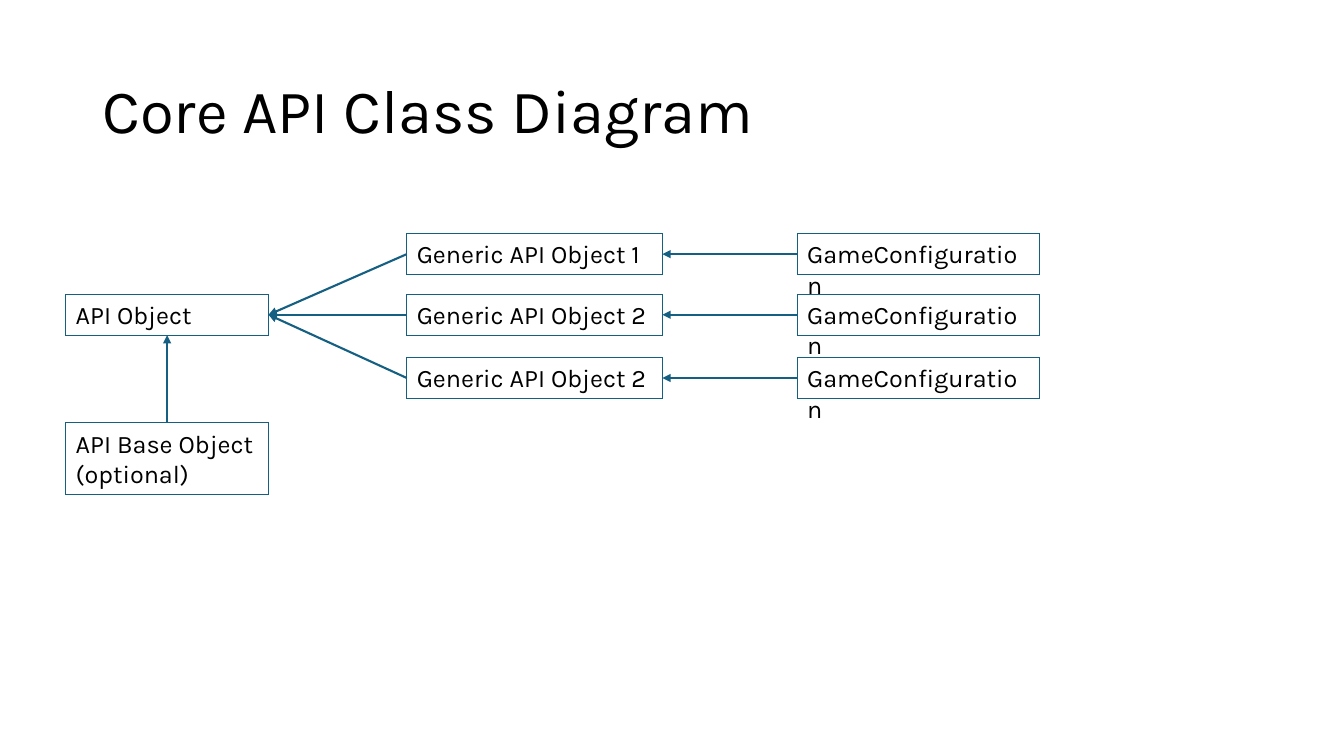
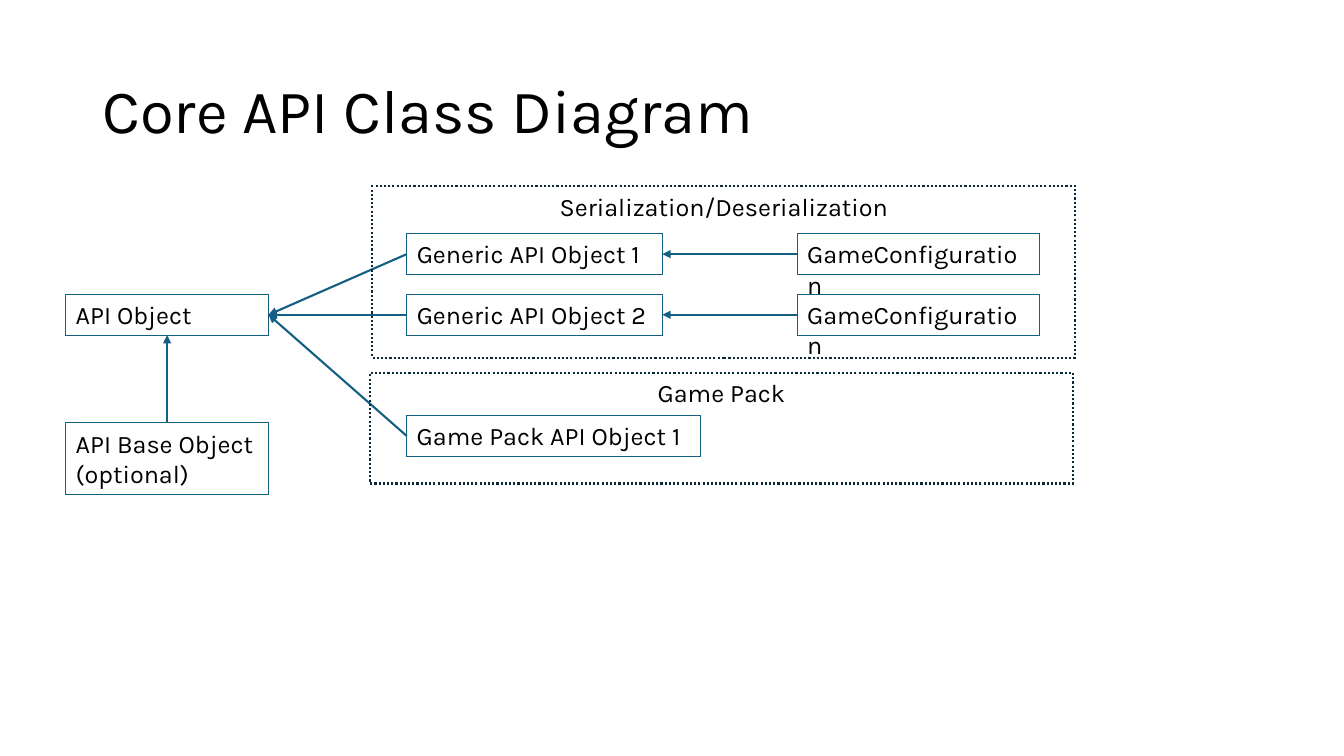
Before and after one commit to marcjohnston/AngbandOS, a slide deck: slide 2 of Documents/Object Property Design and Binding.pptx. Drawn at 1344x756 pixels with LibreOffice and Linux fonts; fonts in the diff are those of the drawing. Boxes give left, top, right and bottom in pixels: in the first picture for what was removed or moved away, otherwise in the second. Text is boxed around its words. In the diff, an @@ line names an element or a change of style, - is before the commit and + after.

```diff
--- a/Documents/Object Property Design and Binding.pptx
+++ b/Documents/Object Property Design and Binding.pptx
@@ rectangle added at <box>373,187,1076,358</box>, outline #092A39 1.5 pt dashed, 18 pt, text #000000 @@
+Serialization/Deserialization
@@ arrow moved from (407, 378) - (268, 315) to (407, 437) - (268, 315) @@
@@ rectangle removed at <box>798,358,1041,398</box> @@
-GameConfiguration
@@ rectangle added at <box>370,373,1073,484</box>, outline #092A39 1.5 pt dashed, 18 pt, text #000000 @@
+Game Pack
@@ arrow removed from (798, 378) to (662, 378) @@
@@ rectangle "Game Pack API Object 1": place and size @@
-rectangle "Game Pack API Object 1" at <box>407,358,662,398</box>
+rectangle "Game Pack API Object 1" at <box>407,415,702,456</box>
@@ text in rectangle at <box>417,427,680,451</box>: text changed @@
-Generic API Object 2
+Game Pack API Object 1
```
Also in this commit, not shown: 3 other slides changed, 5 slides added, 1 other file.
